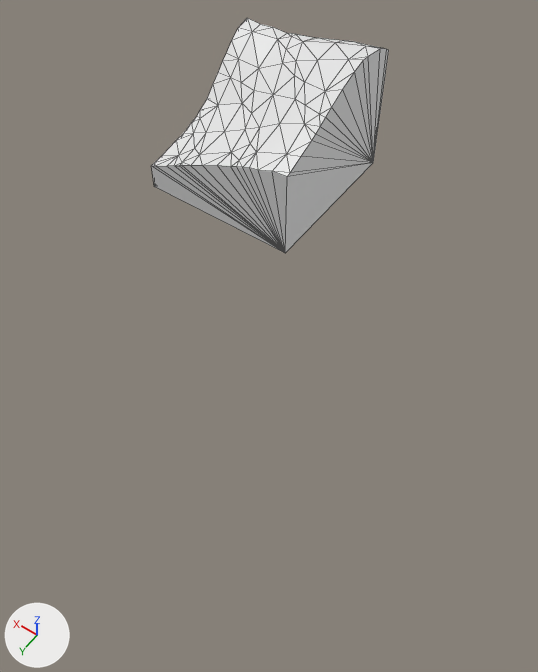
The glTF model assets/terrain/surface_pieces/surf_3_4.glb as it was, and as the next commit left it.
The view is the same before and after, from a 50 mm lens placed at (-103.47, 102.68, 0.59), pointed at (-90.3, 84.23, -28.39). The lights are fixed; the arrows at lower left show +X, +Y and +Z. The first picture is the older version. Mesh edges are drawn as thin lines. Where no turn or scale is listed for an object, it has been applied to the vertices.

Objects in the first picture: 'geometry_0'.
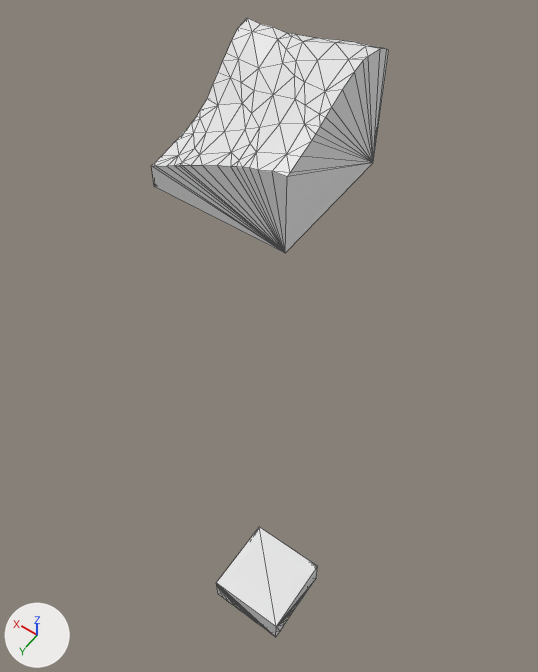
Where the change shows, as pixel boxes [x1, y1, x2, y2] in the pictures (538 x 672 px):
'layer_8', added
    after: [216, 527, 318, 637]

The change, as a list of edits to the scene's bpy script:
```text
Add me_layer_8:
    me_layer_8.from_pydata(...)  # 70 vertices, 136 faces; spans x -95.0..-90.0, y 85.0..90.0, z -52.34..-50.0
Add ob_layer_8:
    ob_layer_8 = bpy.data.objects.new('layer_8', me_layer_8)
    ob_layer_8.location = (0.0, 0.0, 0.0)
```
